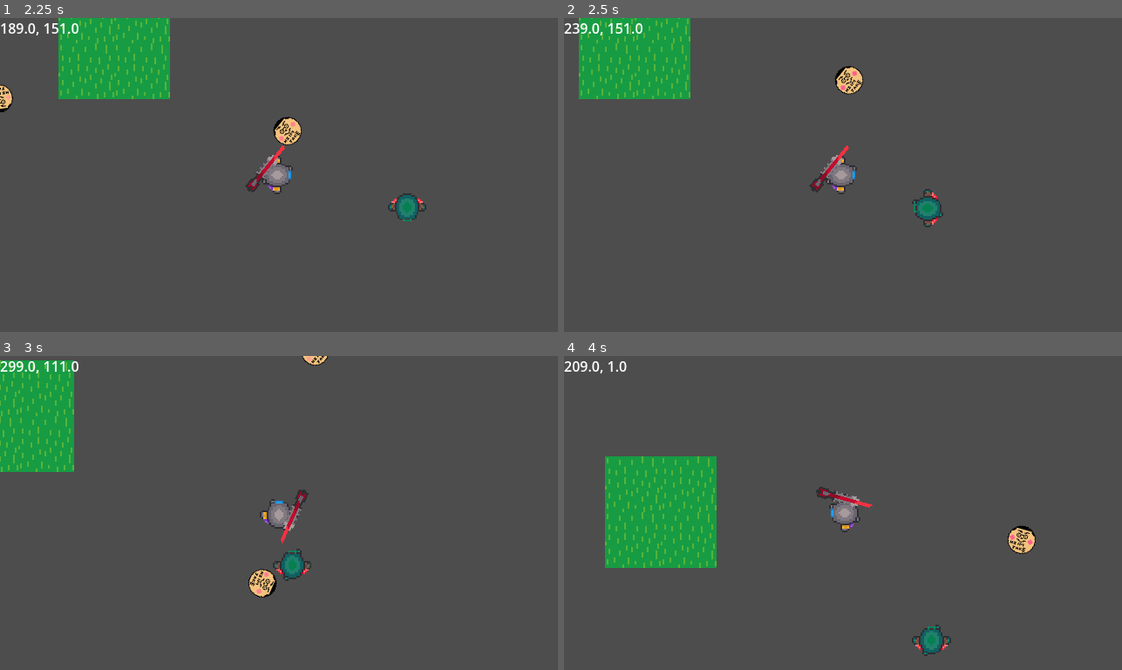
Above: before the commit, frames 1-4 (two rows, left to right).
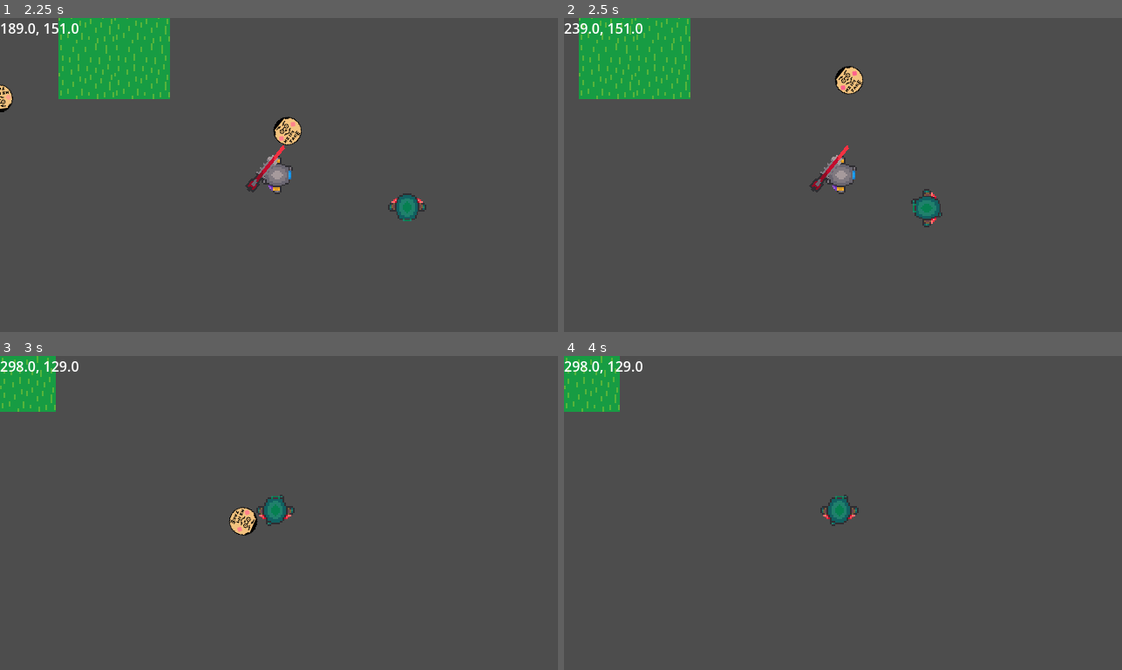
Above: after the commit, the same moments.

Repository: coder1015/real-roguelite
Game: Godot game, scene res://Scenes/Main.tscn
Two runs of this game, one before a commit and one after it. Both use one fixed random seed, a clock stepped at 60 frames per second and the inputs below.
Inputs (mouse positions are in pixels of both pictures, inside the frame that each line leads up to):
- Up to frame 1 (2.25 s): tap Enter at 0.5 s; move the mouse to (401, 159) at 0.52 s; hold D (move_right) 0.53-1.28 s; click (401, 159) at 0.6 s; move the mouse to (167, 190) at 1.27 s; hold S (move_down) 1.28-2.03 s; click (167, 190) at 1.35 s; move the mouse to (334, 105) at 2.02 s; hold D (move_right) from 2.03 s (still down); click (334, 105) at 2.1 s
- Up to frame 2 (2.5 s): keep holding D (move_right)
- Up to frame 3 (3 s): move the mouse to (251, 575) at 2.77 s; release D (move_right) at 2.78 s; hold W (move_up) from 2.78 s (still down); click (251, 575) at 2.85 s
- Up to frame 4 (4 s): move the mouse to (1010, 560) at 3.52 s; release W (move_up) at 3.53 s; hold A (move_left) from 3.53 s (still down); click (1010, 560) at 3.6 s

Frame 1 is identical in both runs. In frame 2, 0.1% of the frame differs, in the area x 62-68%, y 54-67%; in frame 3, 5.5%; in frame 4, 10%, in the area x 0-85%, y 0-96%.
Error before the commit: Invalid access to property or key 'hit_taken' on a base object of type 'Area2D'. (res://Scripts/enemy.gd:10)
Error after the commit: Attempt to call function 'get_position' in base 'null instance' on a null instance. (res://Scripts/main.gd:11)

Commit message:
its working!!

Diff:
--- a/real-roguelike-godot-name/Scenes/enemy.tscn
+++ b/real-roguelike-godot-name/Scenes/enemy.tscn
@@ -2,6 +2,8 @@
 
 [ext_resource type="Script" uid="uid://b87yaqmrhqjnr" path="res://Scripts/enemy.gd" id="1_1f0kj"]
 [ext_resource type="Texture2D" uid="uid://cmc8grofry5di" path="res://Assets/art/zombiewalk.png" id="2_afpow"]
+[ext_resource type="Script" uid="uid://b1i34f7d4vu7x" path="res://Scripts/hitbox.gd" id="3_287tu"]
+[ext_resource type="Script" uid="uid://c1446xttna5p6" path="res://Scripts/hurtbox.gd" id="4_0830c"]
 
 [sub_resource type="AtlasTexture" id="AtlasTexture_287tu"]
 atlas = ExtResource("2_afpow")
@@ -70,9 +72,13 @@
 [sub_resource type="CircleShape2D" id="CircleShape2D_afpow"]
 radius = 1600.3472
 
+[sub_resource type="CapsuleShape2D" id="CapsuleShape2D_287tu"]
+radius = 266.66666
+height = 733.3333
+
 [sub_resource type="CapsuleShape2D" id="CapsuleShape2D_1f0kj"]
 radius = 266.66666
-height = 733.3333
+height = 733.3335
 
 [node name="Enemy" type="CharacterBody2D" unique_id=1191545895]
 scale = Vector2(0.06, 0.06)
@@ -89,19 +95,32 @@
 collision_mask = 2
 
 [node name="CollisionShape2D" type="CollisionShape2D" parent="detection_area" unique_id=996963332]
+visible = false
+position = Vector2(16.666666, -33.333313)
 shape = SubResource("CircleShape2D_afpow")
 
 [node name="Hitbox" type="Area2D" parent="." unique_id=605207952]
+script = ExtResource("3_287tu")
 
 [node name="CollisionShape2D" type="CollisionShape2D" parent="Hitbox" unique_id=1116481759]
+position = Vector2(16.666656, -33.333336)
+rotation = 1.5707964
+shape = SubResource("CapsuleShape2D_287tu")
 
 [node name="Hurtbox" type="Area2D" parent="." unique_id=1180759879]
+script = ExtResource("4_0830c")
 
 [node name="CollisionShape2D" type="CollisionShape2D" parent="Hurtbox" unique_id=1272619350]
-position = Vector2(0, -33.333324)
+position = Vector2(16.666656, -33.333313)
 rotation = 1.5707964
 scale = Vector2(0.9999999, 0.9999999)
 shape = SubResource("CapsuleShape2D_1f0kj")
 
+[node name="CollisionShape2D" type="CollisionShape2D" parent="." unique_id=956478170]
+position = Vector2(16.666626, -33.333313)
+rotation = 1.5707964
+scale = Vector2(0.99999994, 0.99999994)
+shape = SubResource("CapsuleShape2D_287tu")
+
 [connection signal="body_entered" from="detection_area" to="." method="_on_detection_area_body_entered"]
 [connection signal="body_exited" from="detection_area" to="." method="_on_detection_area_body_exited"]
--- a/real-roguelike-godot-name/Scenes/player.tscn
+++ b/real-roguelike-godot-name/Scenes/player.tscn
@@ -3,6 +3,7 @@
 [ext_resource type="Script" uid="uid://05vjwaxdj1tf" path="res://Scripts/player.gd" id="1_4flbx"]
 [ext_resource type="Texture2D" uid="uid://cvbbsapode1sk" path="res://Assets/art/Test knight/Test knight walking sprite sheet.png" id="2_onrkg"]
 [ext_resource type="PackedScene" uid="uid://d4fpjul4vom2n" path="res://Scenes/gun.tscn" id="3_6t5aa"]
+[ext_resource type="Script" uid="uid://c1446xttna5p6" path="res://Scripts/hurtbox.gd" id="4_vgqql"]
 
 [sub_resource type="AtlasTexture" id="AtlasTexture_6t5aa"]
 atlas = ExtResource("2_onrkg")
@@ -68,9 +69,9 @@
 "speed": 8.0
 }]
 
-[sub_resource type="CapsuleShape2D" id="CapsuleShape2D_cvnsp"]
-radius = 16.0
-height = 44.0
+[sub_resource type="CapsuleShape2D" id="CapsuleShape2D_vgqql"]
+radius = 14.0
+height = 46.0
 
 [node name="Player" type="CharacterBody2D" unique_id=627700811]
 position = Vector2(-6, 18)
@@ -84,15 +85,17 @@
 sprite_frames = SubResource("SpriteFrames_onrkg")
 animation = &"walk"
 
-[node name="CollisionShape2D" type="CollisionShape2D" parent="." unique_id=1566271148]
-position = Vector2(0, -2)
-rotation = 1.5707964
-shape = SubResource("CapsuleShape2D_cvnsp")
-
 [node name="Gun" parent="." unique_id=317674117 instance=ExtResource("3_6t5aa")]
 
 [node name="Camera2D" type="Camera2D" parent="." unique_id=1955031908]
 
 [node name="Hurtbox" type="Area2D" parent="." unique_id=1548996588]
+script = ExtResource("4_vgqql")
 
 [node name="CollisionShape2D" type="CollisionShape2D" parent="Hurtbox" unique_id=1893315581]
+rotation = 1.5707964
+shape = SubResource("CapsuleShape2D_vgqql")
+
+[node name="CollisionShape2D" type="CollisionShape2D" parent="." unique_id=752460658]
+rotation = 1.5707964
+shape = SubResource("CapsuleShape2D_vgqql")
--- a/real-roguelike-godot-name/Scenes/projectile.tscn
+++ b/real-roguelike-godot-name/Scenes/projectile.tscn
@@ -2,6 +2,7 @@
 
 [ext_resource type="Texture2D" uid="uid://k66sm1sjuv0o" path="res://Assets/art/projectile.png" id="1_f8cdk"]
 [ext_resource type="Script" uid="uid://bblncljfrkkht" path="res://Scripts/projectile.gd" id="1_yr2qt"]
+[ext_resource type="Script" uid="uid://b1i34f7d4vu7x" path="res://Scripts/hitbox.gd" id="3_tl4hk"]
 
 [sub_resource type="AtlasTexture" id="AtlasTexture_yr2qt"]
 atlas = ExtResource("1_f8cdk")
@@ -39,8 +40,8 @@
 "speed": 5.0
 }]
 
-[sub_resource type="CircleShape2D" id="CircleShape2D_cu5m1"]
-radius = 16.03122
+[sub_resource type="CircleShape2D" id="CircleShape2D_tl4hk"]
+radius = 16.0
 
 [node name="Projectile" type="Area2D" unique_id=919965382]
 script = ExtResource("1_yr2qt")
@@ -50,14 +51,16 @@
 animation = &"funnyface"
 frame_progress = 0.5344852
 
-[node name="CollisionShape2D" type="CollisionShape2D" parent="." unique_id=1984457657]
-shape = SubResource("CircleShape2D_cu5m1")
-
 [node name="VisibleOnScreenNotifier2D" type="VisibleOnScreenNotifier2D" parent="." unique_id=1269271627]
 rect = Rect2(-45, -44, 90, 89)
 
 [node name="Hitbox" type="Area2D" parent="." unique_id=2056932594]
+script = ExtResource("3_tl4hk")
 
 [node name="CollisionShape2D" type="CollisionShape2D" parent="Hitbox" unique_id=1728785777]
+shape = SubResource("CircleShape2D_tl4hk")
+
+[node name="CollisionShape2D" type="CollisionShape2D" parent="." unique_id=391423565]
+shape = SubResource("CircleShape2D_tl4hk")
 
 [connection signal="screen_exited" from="VisibleOnScreenNotifier2D" to="." method="_on_visible_on_screen_notifier_2d_screen_exited"]
